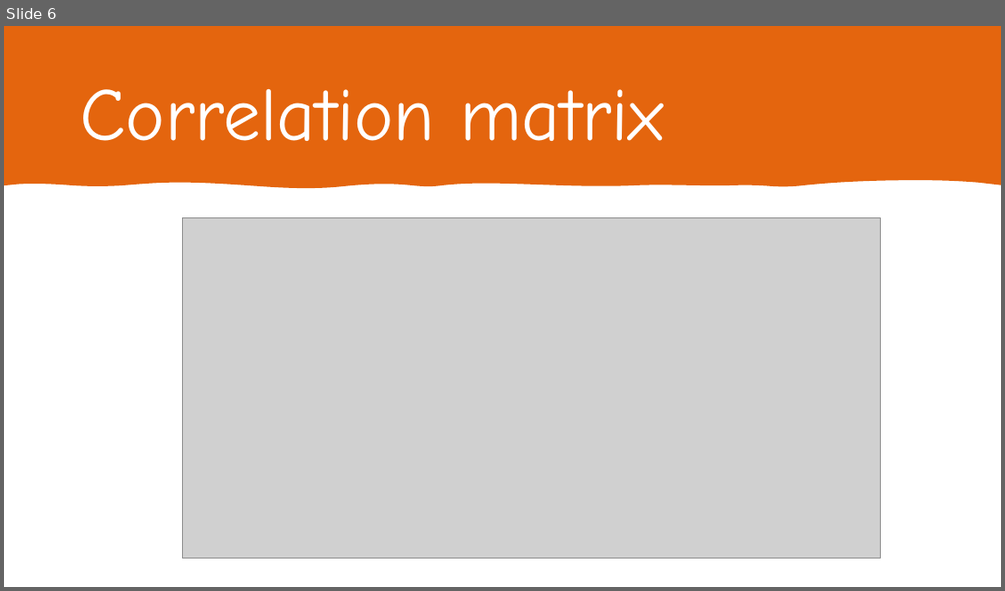
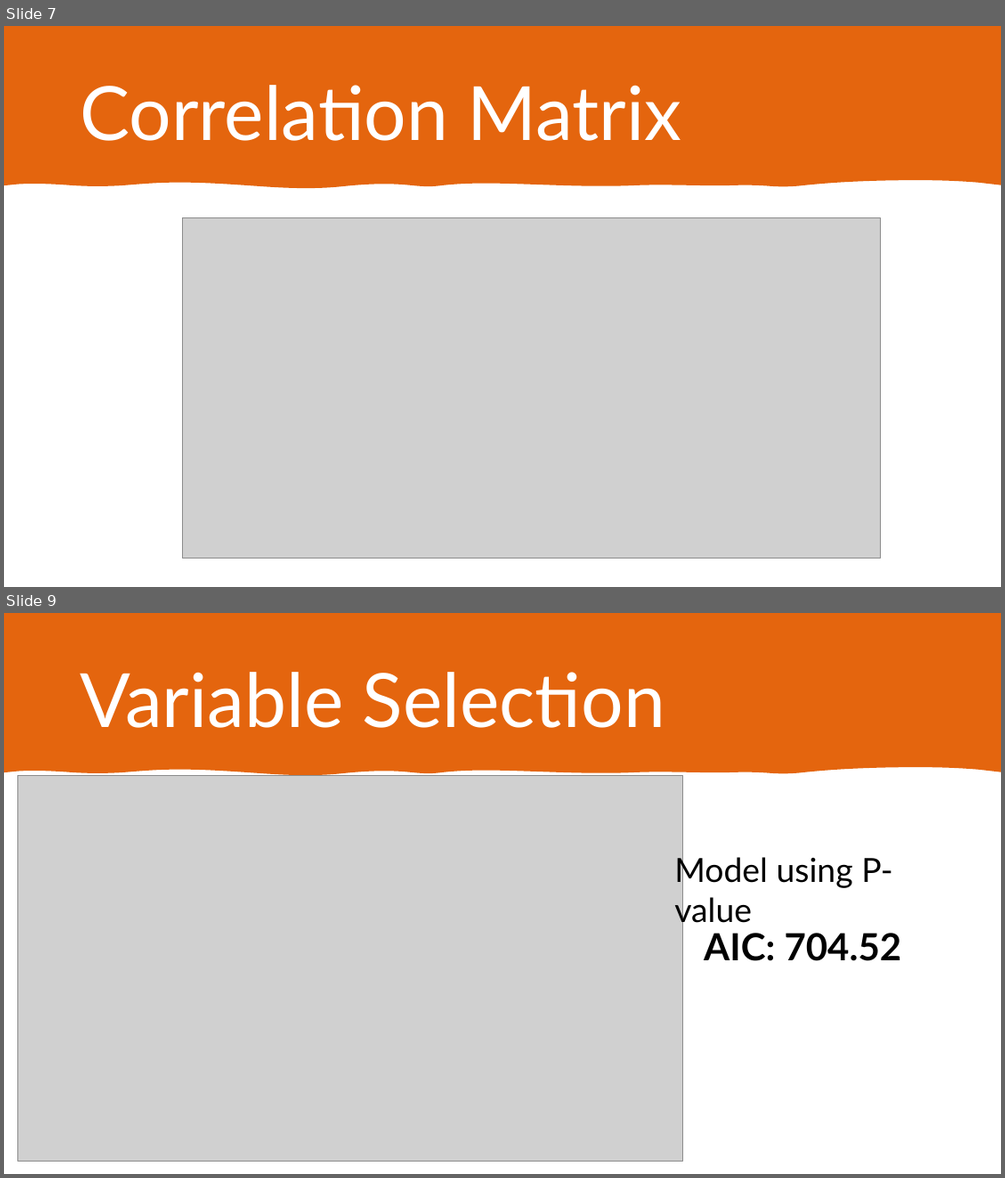
Before and after one commit to soodrk/R-Predict-Diabetes-using-Logistic-Regression, a slide deck: Diabetes prediction using logistic regression.pptx. Shown one above the other, each under a label of ours: slide 6 before the commit, slides 7 and 9 after it; the slides between them are not shown. The pictures are 1005x591 and 1005x1178 pixels, drawn with LibreOffice and Linux fonts; fonts in the diff are those of the drawing; grey boxes stand for pictures. Boxes give left, top, right and bottom in pixels: in the first picture for what was removed or moved away, otherwise in the second. Text is boxed around its words. In the diff, an @@ line names an element or a change of style, - is before the commit and + after.

```diff
--- a/Diabetes prediction using logistic regression.pptx
+++ b/Diabetes prediction using logistic regression.pptx
@@ slide 9 added at (4, 613, 1001, 1174), background #FFFFFF @@
@@ rectangle added at (4, 613, 1001, 1174), fill #FFFFFF @@
@@ freeform shape added at (4, 613, 1001, 775), fill #E4650E @@
@@ title added at (80, 672, 665, 728), 72 pt, text #FFFFFF @@
+Variable Selection
@@ picture added at (18, 775, 682, 1161) @@
@@ text added at (674, 853, 892, 929), 32 pt, text #000000 @@
+Model using P-value
@@ text added at (704, 933, 902, 961), 36 pt, text #000000, bold @@
+AIC: 704.52
@@ what was slide 6 is now slide 7 @@
@@ slide 7 changed as well @@
@@ title at (80, 85, 682, 141): text changed; font Comic Neue to Lato @@
-Correlation matrix
+Correlation Matrix
```
Also in this commit, not shown: 10 other slides changed, 6 other slides added, 2 slides removed.
